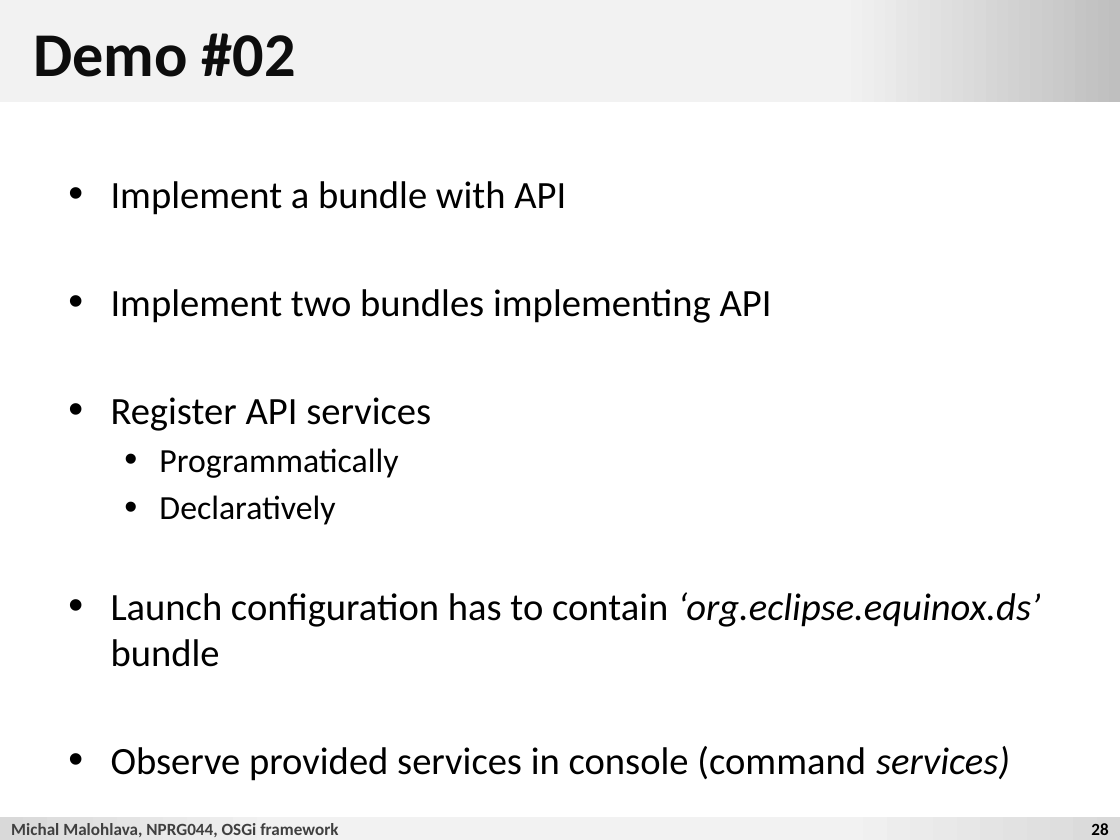
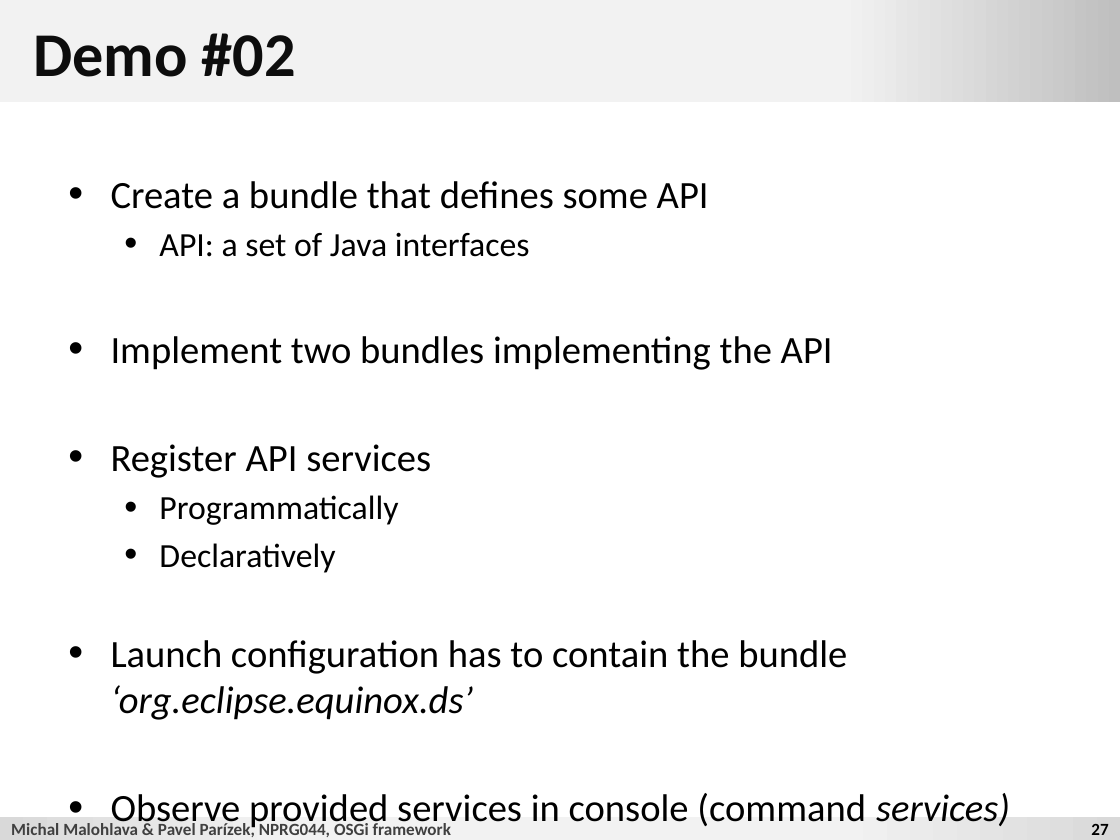
Before and after one commit to d3slect/nprg044-eclipse-platform, a slide deck: slide 27 of slides/2012-13/01-osgi/01-osgi.pptx (slide 28 before the commit). Drawn at 1120x840 pixels with LibreOffice and Linux fonts; fonts in the diff are those of the drawing; background and template pictures are left out. Boxes give left, top, right and bottom in pixels: in the first picture for what was removed or moved away, otherwise in the second. Text is boxed around its words. In the diff, an @@ line names an element or a change of style, - is before the commit and + after.

Commit message:
osgi

```diff
--- a/slides/2012-13/01-osgi/01-osgi.pptx
+++ b/slides/2012-13/01-osgi/01-osgi.pptx
@@ text at (111,181,833,370): text changed @@
-• Implement a bundle with API
-• Implement two bundles implementing API
+• Create a bundle that defines some API
+  • API: a set of Java interfaces
+• Implement two bundles implementing the API
@@ text at (111,640,847,720): text changed @@
-• Launch configuration has to contain ‘org.eclipse.equinox.ds’ bundle
+• Launch configuration has to contain the bundle ‘org.eclipse.equinox.ds’
@@ text at (11,821,451,837): text changed @@
-Michal Malohlava, NPRG044, OSGi framework
+Michal Malohlava & Pavel Parízek, NPRG044, OSGi framework
@@ page number at (1091,824,1108,835): text changed @@
-28
+27
```
Also in this commit, not shown: 41 other slides changed, 2 slides removed, 58 other files.
